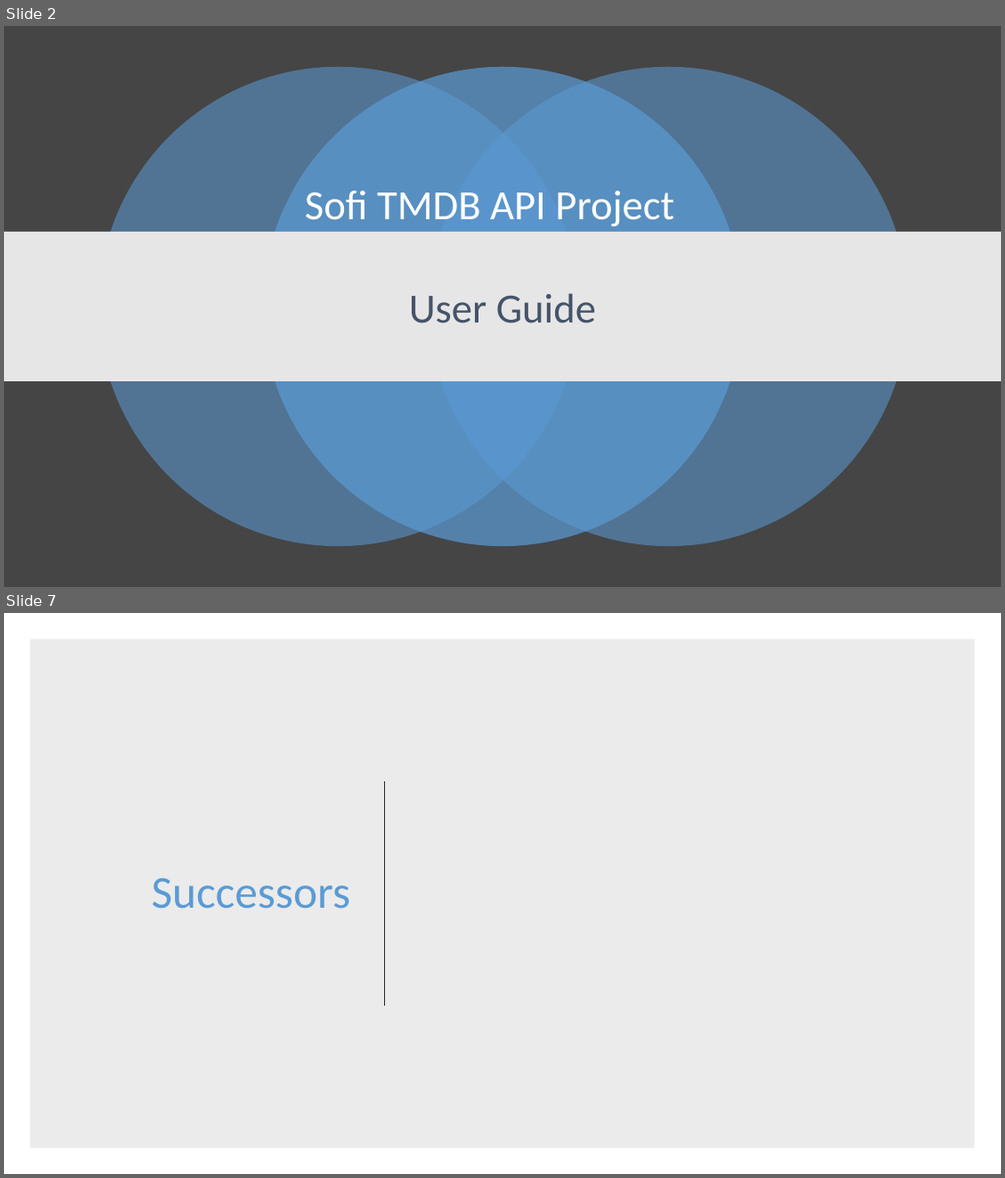
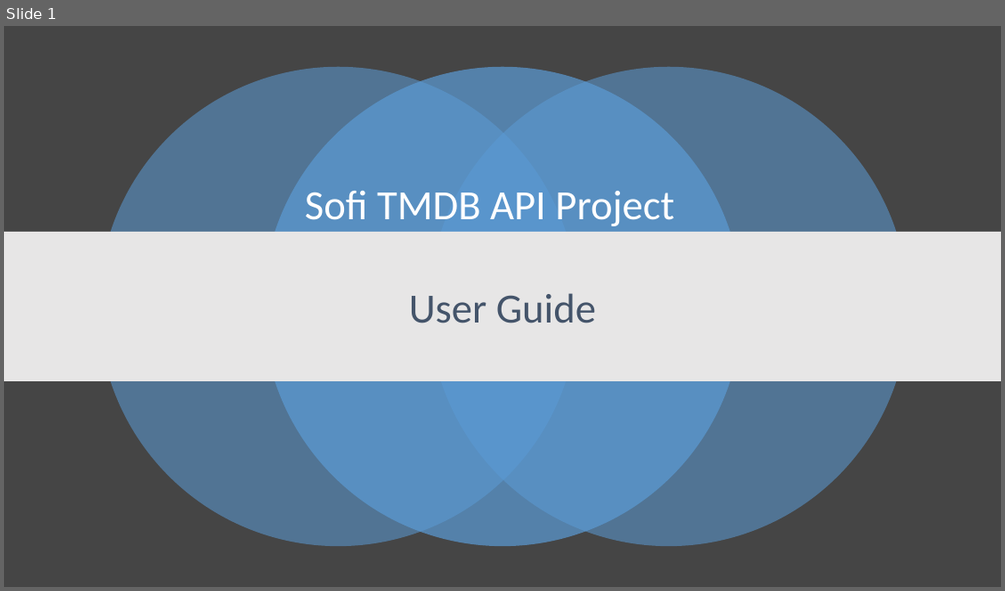
Before and after one commit to arpans2112/SoFi_TMDB_API_Project, a slide deck: SoFi TMDB Api Project User Guide.pptx. Shown one above the other, each under a label of ours: slides 2 and 7 before the commit, slide 1 after it; the slides between them are not shown. The pictures are 1005x1178 and 1005x591 pixels, drawn with LibreOffice and Linux fonts; fonts in the diff are those of the drawing. Boxes give left, top, right and bottom in pixels: in the first picture for what was removed or moved away, otherwise in the second. Text is boxed around its words. In the diff, an @@ line names an element or a change of style, - is before the commit and + after.

```diff
--- a/SoFi TMDB Api Project User Guide.pptx
+++ b/SoFi TMDB Api Project User Guide.pptx
@@ slide 7 removed at bbox=[4, 613, 1001, 1174], background #FFFFFF @@
@@ rectangle removed at bbox=[30, 639, 975, 1148] @@
@@ line removed from (385, 781) to (385, 1005) @@
@@ title removed at bbox=[152, 878, 351, 908] @@
-Successors
@@ what was slide 2 is now slide 1 @@
```
Also in this commit, not shown: 1 slide changed, 2 slides added, 6 other slides removed.
